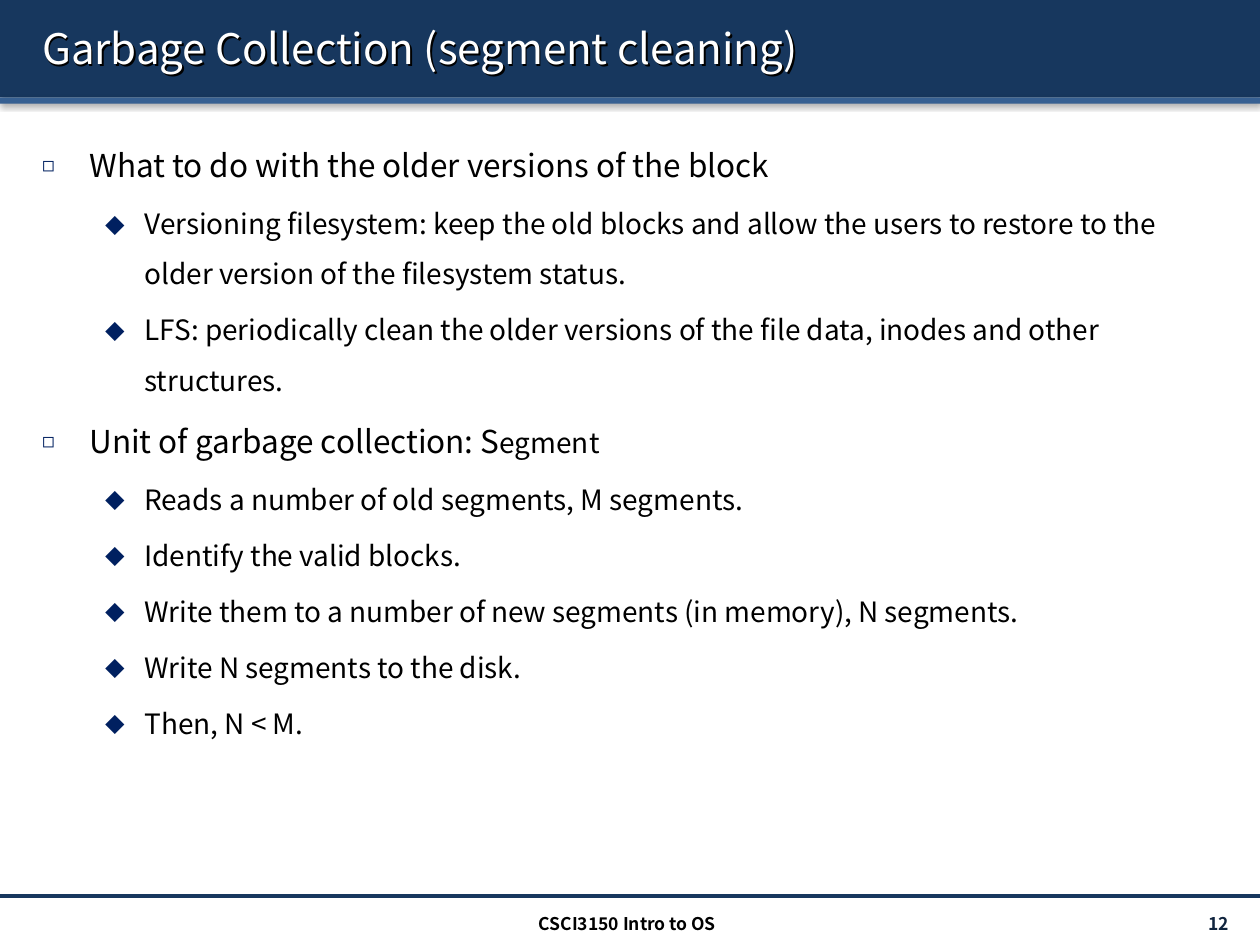
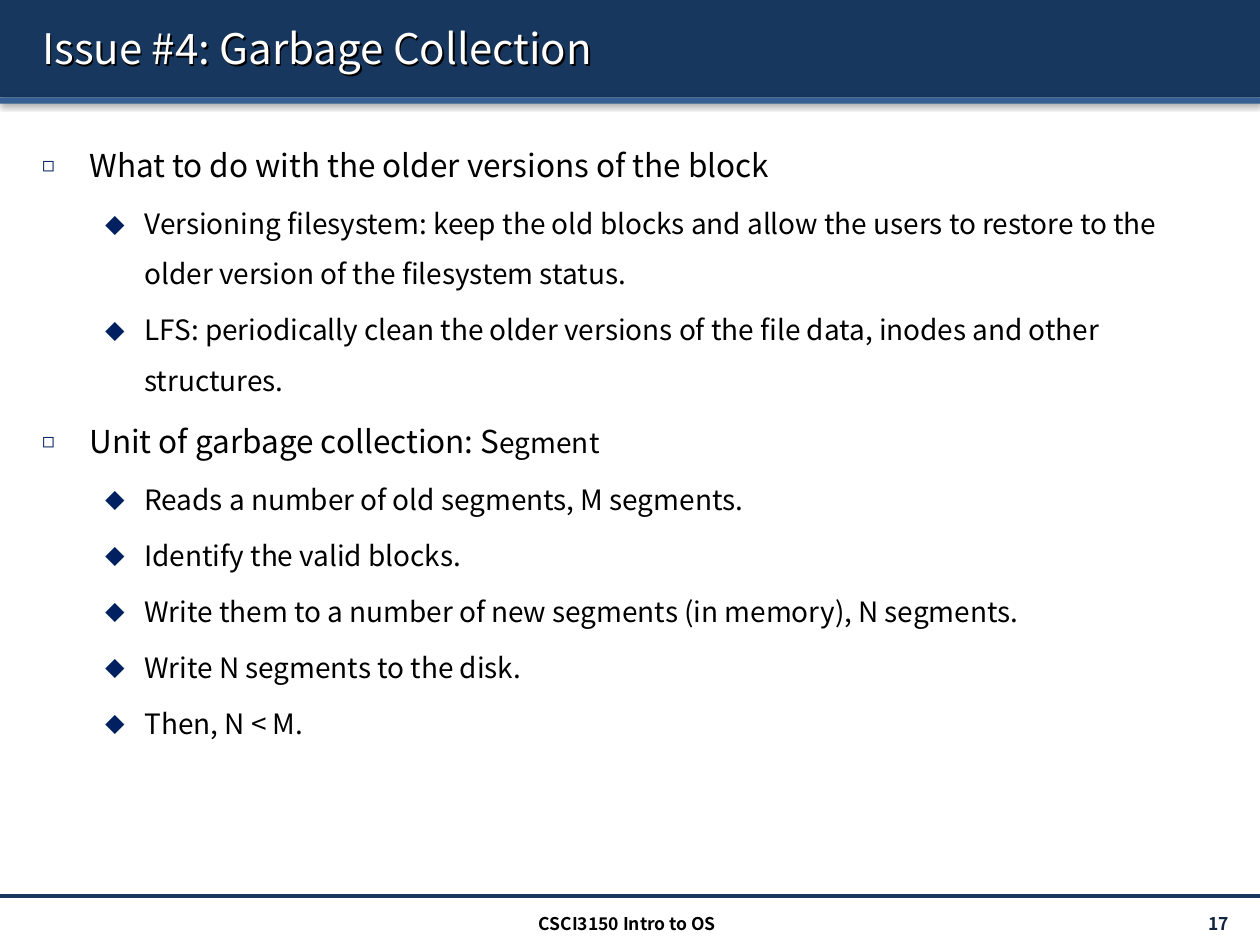
Before and after one commit to henryhxu/CSCI3150, a slide deck: slide 17 of lecture/lec15_lfs.pptx (slide 12 before the commit). Drawn at 1260x945 pixels with LibreOffice and Linux fonts; fonts in the diff are those of the drawing. Boxes give left, top, right and bottom in pixels: in the first picture for what was removed or moved away, otherwise in the second. Text is boxed around its words. In the diff, an @@ line names an element or a change of style, - is before the commit and + after.

```diff
--- a/lecture/lec15_lfs.pptx
+++ b/lecture/lec15_lfs.pptx
@@ title at [42,30,592,75]: text changed @@
-Garbage Collection (segment cleaning)
+Issue #4: Garbage Collection
@@ page number at [1208,917,1229,930]: text changed @@
-12
+17
```
Also in this commit, not shown: 13 other slides changed, 6 slides added.
